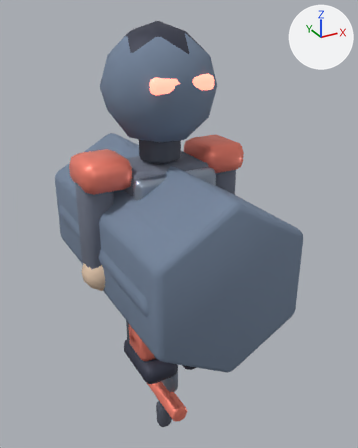
The Blender file assets-source/blender/characters/assault.blend as it was, and as the next commit left it.
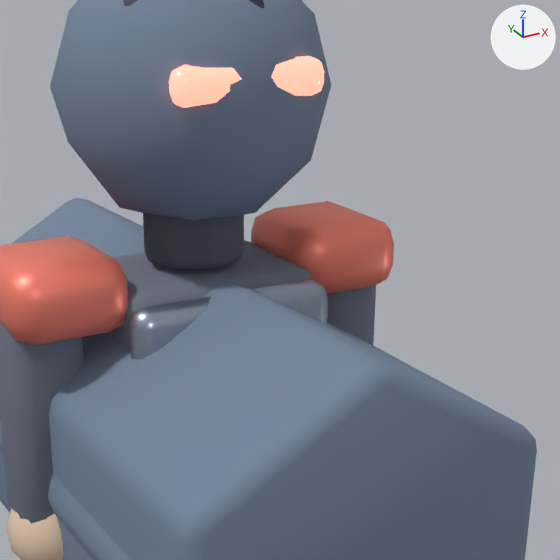
Each version is shown whole from a 50 mm lens placed at (-1.164, -2.331, 2.054), pointed at (0.129, 0.021, 0.878), then close up on the part from 22% to 87% of the width and 11% to 64% of the height. The axes (+X, +Y, +Z) are drawn at upper right. The lights are the same throughout. The older version's two pictures come first.

The first close-up shows 'LOD1_PROXY_body', 'LOD2_PROXY_body', 'LOD2_PROXY_head', 'arm.L', 'arm.R', 'chestPlate', 'crest.lens', 'glove.L', 'neckGuard', 'shoulder.L', 'shoulder.R', 'torso' and 1 more.
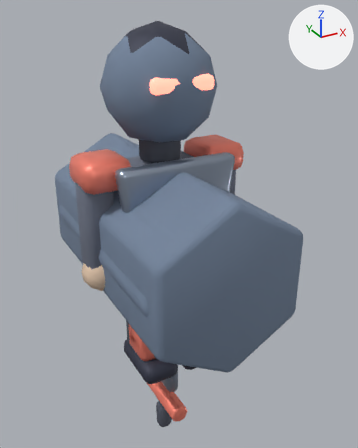
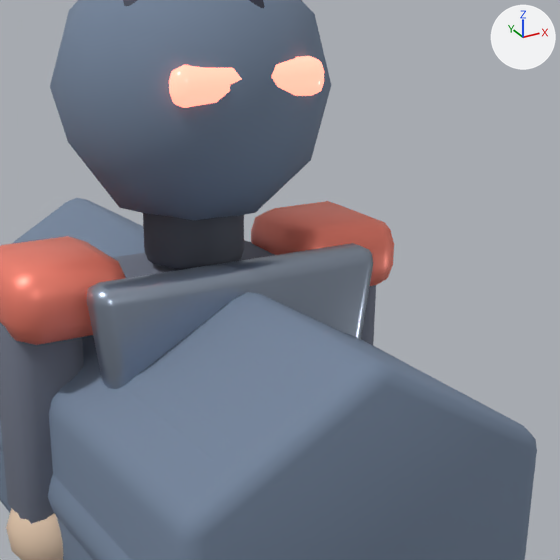
Boxes [x1, y1, x2, y2] around the edits, measured in the close-ups (560 x 560 px):
'frontGuard', added
    after: [87, 243, 373, 389]
'torso', unchanged, covered by the edit
    before: [106, 240, 311, 349]
    after: [112, 240, 274, 278]
'chestPlate', unchanged, covered by the edit
    before: [130, 279, 328, 359]
'arm.R', unchanged, covered by the edit
    before: [327, 285, 376, 345]
    after: [361, 285, 376, 345]

The change, as a list of edits to the scene's bpy script:
```text
Add me_frontguardmesh_001:
    me_frontguardmesh_001.from_pydata([(-0.34, 1.34, -0.05), (0.34, 1.34, -0.05), (0.28, 0.92, -0.05), (-0.28, 0.92, -0.05), (-0.34, 1.34, 0.05), (0.34, 1.34, 0.05), (0.28, 0.92, 0.05), (-0.28, 0.92, 0.05)], [], [(3, 2, 1, 0), (4, 5, 6, 7), (0, 1, 5, 4), (1, 2, 6, 5), (2, 3, 7, 6), (3, 0, 4, 7)])
    me_frontguardmesh_001.polygons.foreach_set('use_smooth', [True] * 6)
    me_frontguardmesh_001.materials.append(mat_mat_assault_metal)  # grey #9eaabc
Add ob_frontguard:
    ob_frontguard = bpy.data.objects.new('frontGuard', me_frontguardmesh_001)
    ob_frontguard.location = (0.0, -0.2, 0.0)
    ob_frontguard.rotation_euler = (1.571, 0.0, 0.0)  # degrees (90, 0, 0)
    _m = ob_frontguard.modifiers.new('soft bevel', 'BEVEL')
    _m.width = 0.035
    _m.width_pct = 0.035
    _m.segments = 2
```
